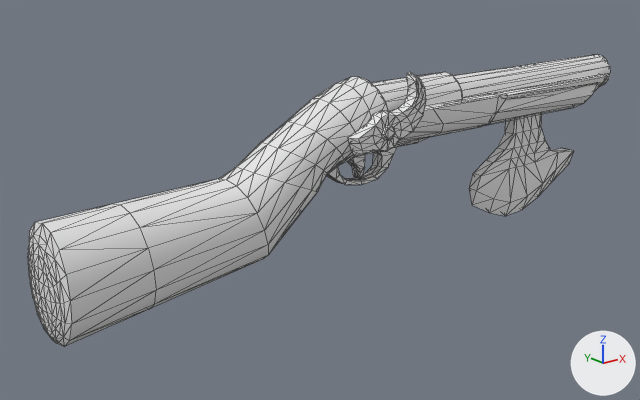
A saved change to the glTF model src/assets/glb/kits/pirate/weapons/AxeRifle.glb.
One viewpoint serves both versions: a camera (50 mm lens) standing at (-150.0, -208.0, 76.0) and looking at (23.0, 9.0, -11.0). Arrows for +X, +Y and +Z are at lower right; the lights stay in place. The first picture is the older version. Mesh edges are drawn as thin lines. Where no turn or scale is listed for an object, it has been applied to the vertices.

Before the edit, the objects in view are built like this:
```python
mat_atlas = principled_material('Atlas')
mat_atlas.base_color = (0.8, 0.8, 0.8)  # white #e7e7e7
mat_atlas.roughness = 0.553
me_cube_373 = bpy.data.meshes.new('Cube.373')
me_cube_373.from_pydata(...)  # 737 vertices, 1408 faces; spans x -75.0..157.0, y -15.0..13.0, z -31.0..32.0
me_cube_373.materials.append(mat_atlas)  # white #e7e7e7
ob_weapon_axerifle = bpy.data.objects.new('Weapon_AxeRifle', me_cube_373)
ob_weapon_axerifle.location = (0.0, 0.0, 0.0)
```
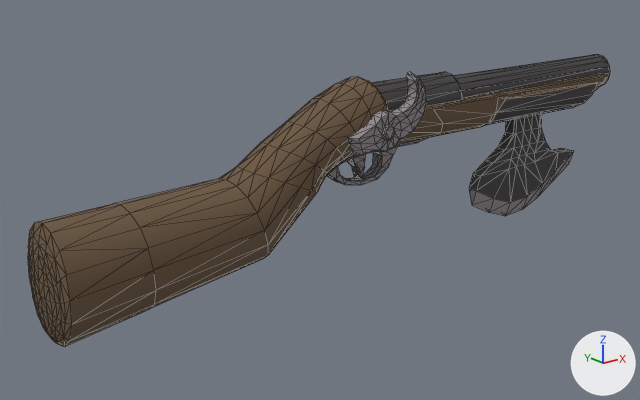
The newer file is also rescaled (x0.01) as a whole; pictures and numbers use the older file's frame.

The change in detail:
Picture 'Atlas_Pirate' (img_atlas_pirate) is new.
In material 'Atlas' (mat_atlas), base_color is no longer (0.8, 0.8, 0.8), white #e7e7e7.
In material 'Atlas' (mat_atlas), texture is now set to img_atlas_pirate.
In material 'Atlas' (mat_atlas), roughness goes from 0.553 to 1.0.

Boxes (x1, y1, x2, y2) around the edits, measured in the pictures (640 x 400 px):
'Weapon_AxeRifle', surface changed (darker): (28, 54, 610, 346) in both
